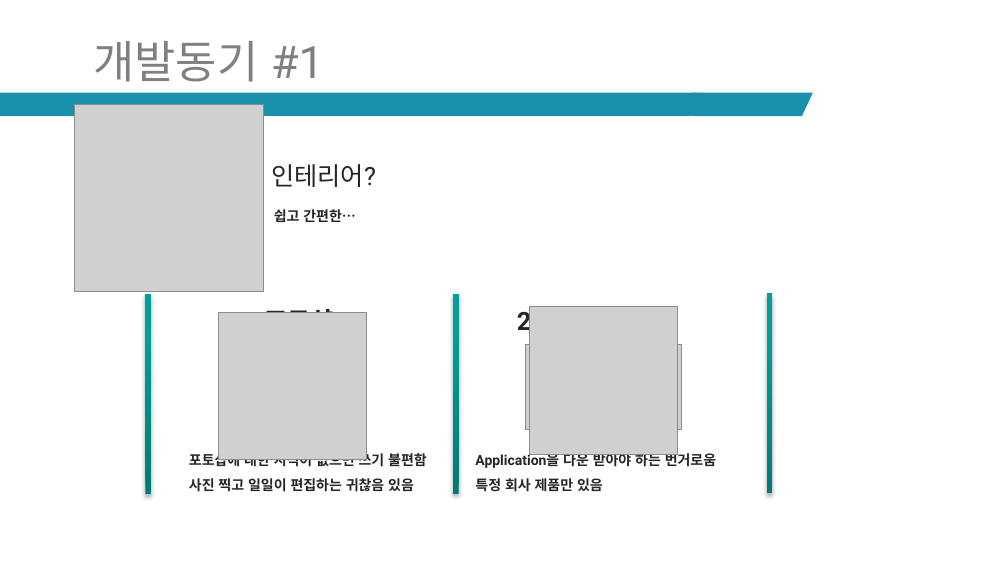
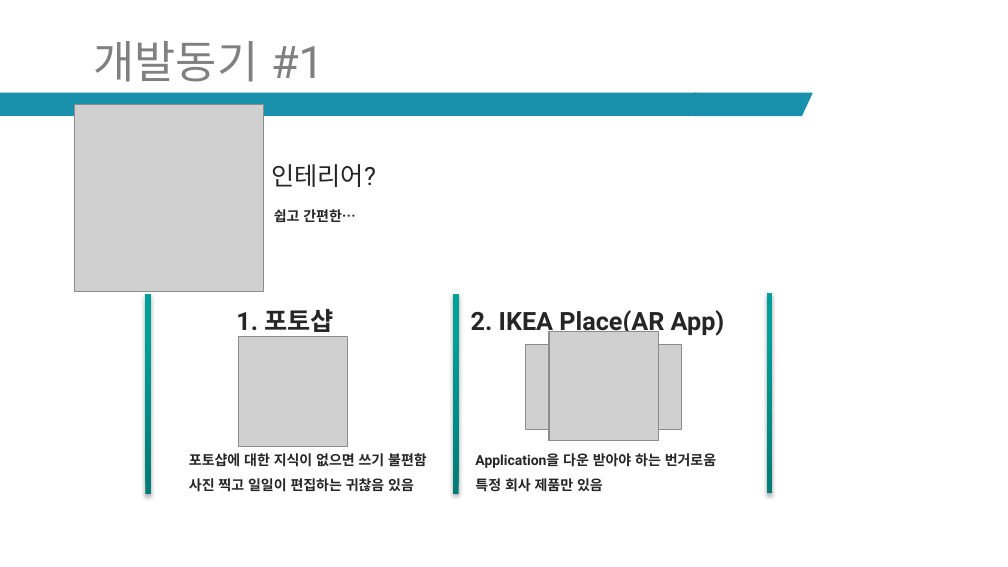
Before and after one commit to ptyoiy/ARwork, a slide deck: slide 3 of 호남-발표자료 - 복사본.pptx. Drawn at 1008x567 pixels with LibreOffice and Linux fonts; fonts in the diff are those of the drawing; grey boxes stand for pictures. Boxes give left, top, right and bottom in pixels: in the first picture for what was removed or moved away, otherwise in the second. Text is boxed around its words. In the diff, an @@ line names an element or a change of style, - is before the commit and + after.

```diff
--- a/호남-발표자료 - 복사본.pptx
+++ b/호남-발표자료 - 복사본.pptx
@@ text at (471, 310, 725, 336): text changed @@
-2. IKEA Place
+2. IKEA Place(AR App)
@@ picture: place and size @@
-picture at (219, 312, 366, 460)
+picture at (238, 337, 348, 447)
@@ picture: place and size @@
-picture at (530, 306, 677, 454)
+picture at (549, 331, 659, 440)
```
Also in this commit, not shown: 1 other slide changed, 1 other file.
